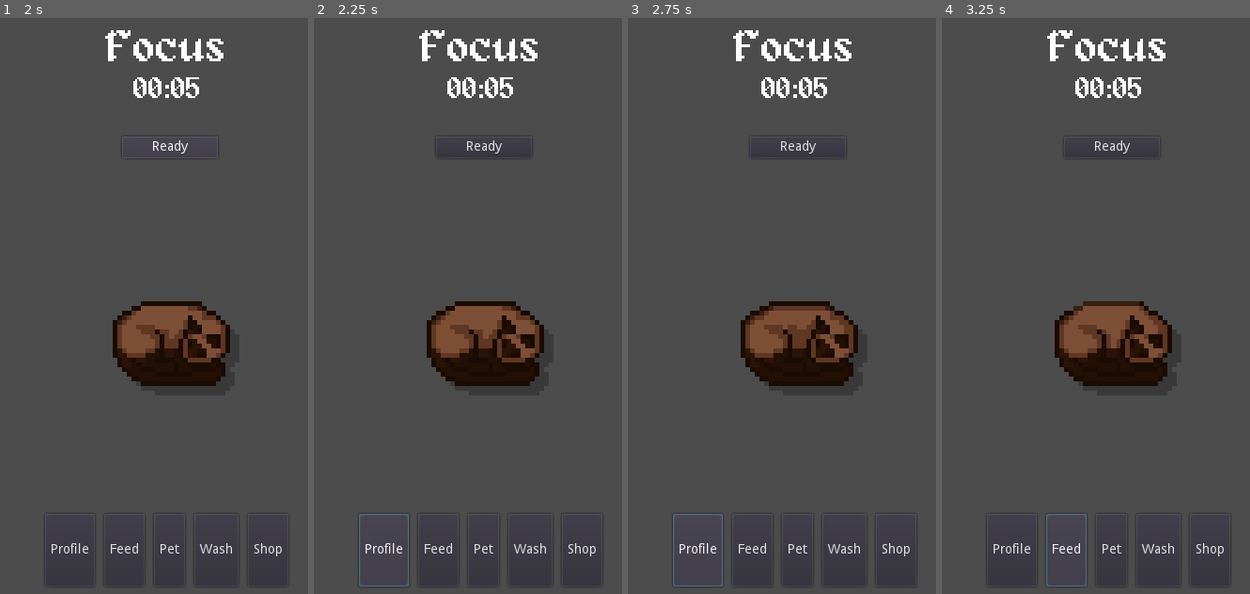
Above: before the commit, frames 1-4 (left to right).
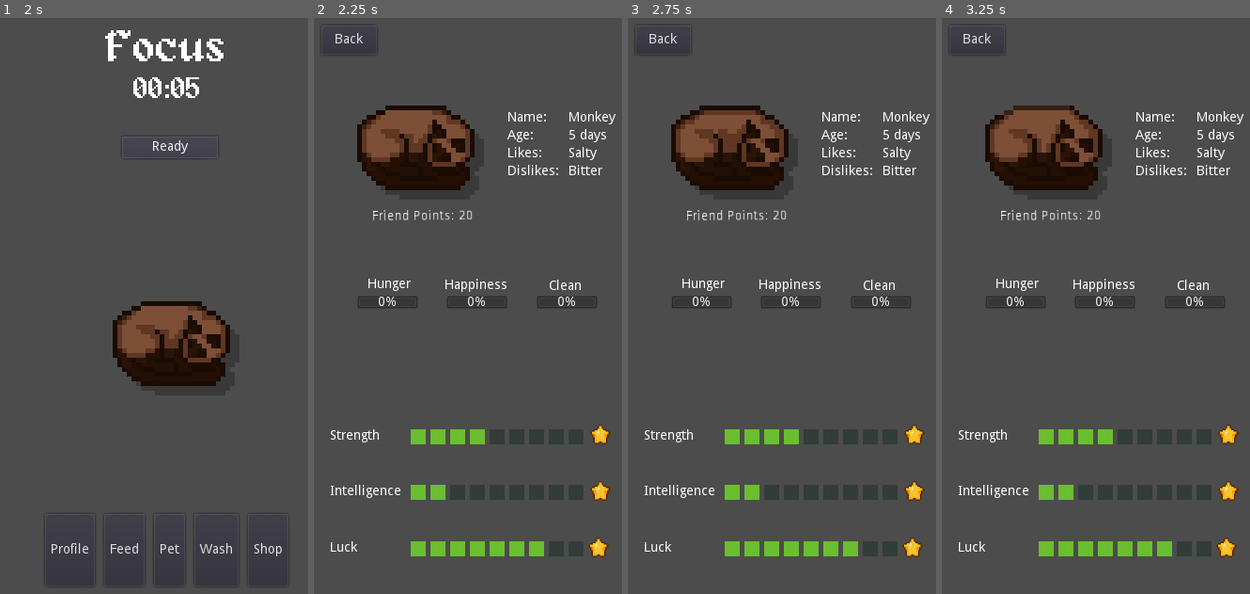
Above: after the commit, the same moments.

Repository: Sleeping-Robot-Games/Pomogotchi
Game: Godot game, scene res://scenes/Main.tscn
Same seed, same stepped clock (60 frames per second), same inputs: the game is played once before the commit and once after it.
Inputs (mouse positions are in pixels of both pictures, inside the frame that each line leads up to):
- Up to frame 1 (2 s): click "Ready" at 0.5 s; click "Ready" at 1.25 s
- Up to frame 2 (2.25 s): click "Profile" at 2 s
- Up to frame 3 (2.75 s): no input
- Up to frame 4 (3.25 s): click (1065, 547) at 2.75 s, where only the run before the commit has a clickable "Feed"

Frame 1 is identical in both runs. In frame 2, 17% of the frame differs, in the area x 5-98%, y 2-99%; in frame 3, 17%; in frame 4, 17%.
Error before the commit: Invalid call. Nonexistent function 'get_buttons' in base 'Nil'. (res://scripts/Main.gd:16)

Commit message:
Fixes profile button

Diff:
--- a/scenes/Main.tscn
+++ b/scenes/Main.tscn
@@ -44,6 +44,7 @@
 
 [node name="Main" type="Node2D" parent="."]
 script = ExtResource( 1 )
+focus_theme_group = ExtResource( 5 )
 
 [node name="Ready" type="Button" parent="Main"]
 margin_left = 132.0
@@ -235,7 +236,7 @@
 visible = false
 
 [connection signal="button_up" from="Main/Ready" to="." method="_on_Ready_button_up"]
-[connection signal="button_up" from="Main/TaskContainer/Profile" to="." method="_on_Profile_button_up"]
+[connection signal="button_up" from="Main/TaskContainer/Profile" to="Main" method="_on_Profile_button_up"]
 [connection signal="timeout" from="Main/Timer" to="." method="_on_Timer_timeout"]
 [connection signal="popup_hide" from="Main/FocusPopUp" to="Main/FocusPopUp" method="_on_FocusPopUp_popup_hide"]
 [connection signal="button_up" from="Main/FocusPopUp/Start" to="Main/FocusPopUp" method="_on_Start_button_up"]
--- a/scenes/Profile.tscn
+++ b/scenes/Profile.tscn
@@ -30,7 +30,7 @@
 position = Vector2( 110.5, 143 )
 scale = Vector2( 5, 5 )
 frames = SubResource( 1 )
-frame = 1
+frame = 2
 speed_scale = 0.5
 playing = true
 
